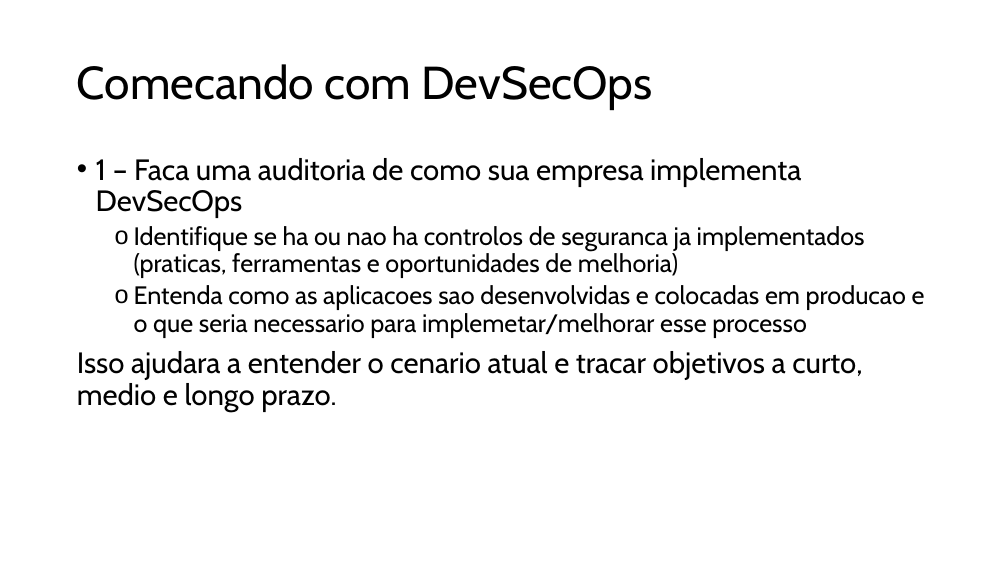
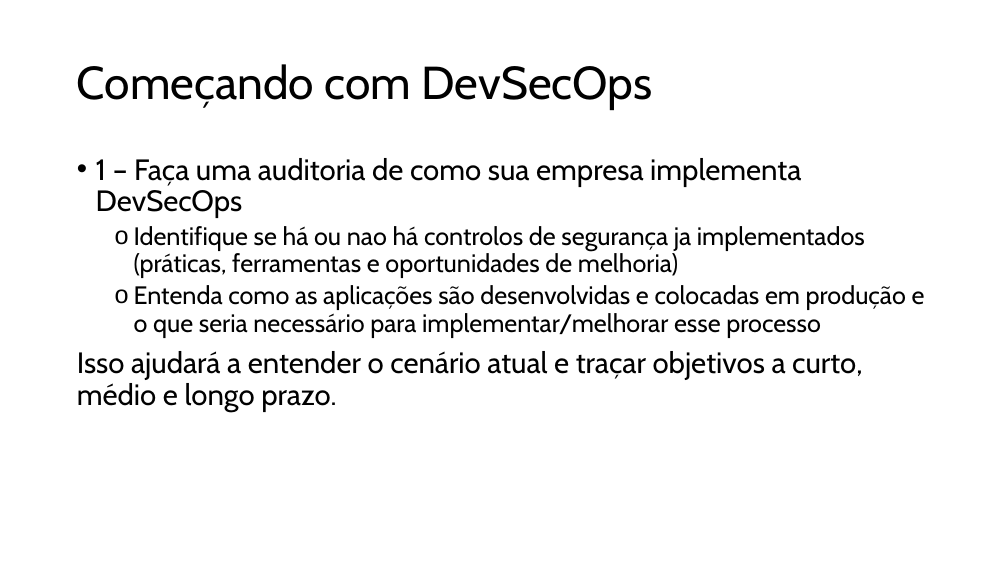
Before and after one commit to raqsilva8/pme-devsecops-toolkit, a slide deck: slide 8 of Material_de_Treino/DevSecOps_tecnico.pptx. Drawn at 1008x567 pixels with LibreOffice and Linux fonts; fonts in the diff are those of the drawing. Boxes give left, top, right and bottom in pixels: in the first picture for what was removed or moved away, otherwise in the second. Text is boxed around its words. In the diff, an @@ line names an element or a change of style, - is before the commit and + after.

```diff
--- a/Material_de_Treino/DevSecOps_tecnico.pptx
+++ b/Material_de_Treino/DevSecOps_tecnico.pptx
@@ title at box(77, 64, 653, 110): text changed @@
-Comecando com DevSecOps
+Começando com DevSecOps
@@ text at box(77, 158, 925, 412): text changed @@
-• 1 – Faca uma auditoria de como sua empresa implementa DevSecOps
-  o Identifique se ha ou nao ha controlos de seguranca ja implementados (praticas, ferramentas e oportunidades de melhoria)
-  o Entenda como as aplicacoes sao desenvolvidas e colocadas em producao e o que seria necessario para implemetar/melhorar esse processo
-Isso ajudara a entender o cenario atual e tracar objetivos a curto, medio e longo prazo.
+• 1 – Faça uma auditoria de como sua empresa implementa DevSecOps
+  o Identifique se há ou nao há controlos de segurança ja implementados (práticas, ferramentas e oportunidades de melhoria)
+  o Entenda como as aplicações são desenvolvidas e colocadas em produção e o que seria necessário para implementar/melhorar esse processo
+Isso ajudará a entender o cenário atual e traçar objetivos a curto, médio e longo prazo.
```
Also in this commit, not shown: 13 other slides changed, 1 other file.
